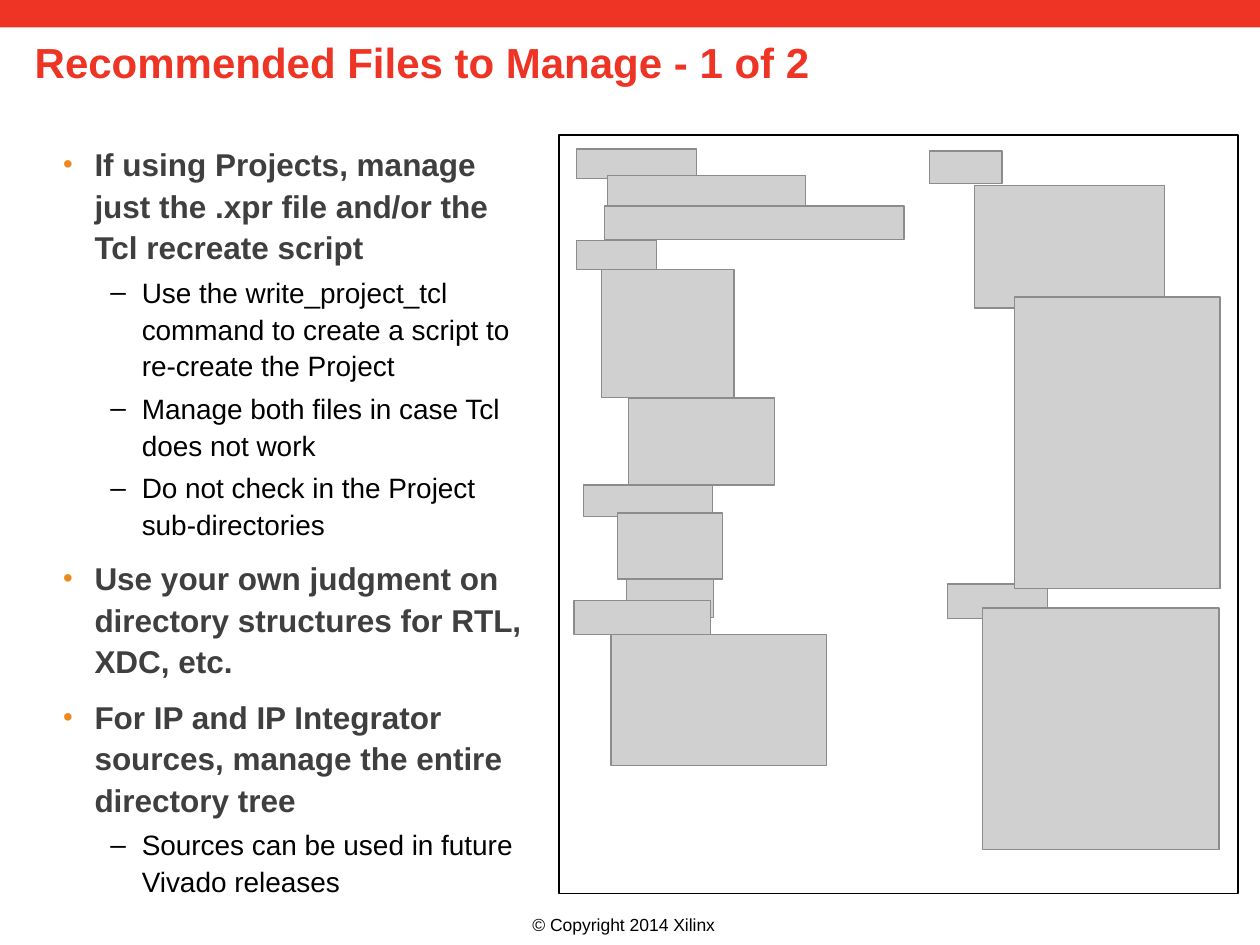
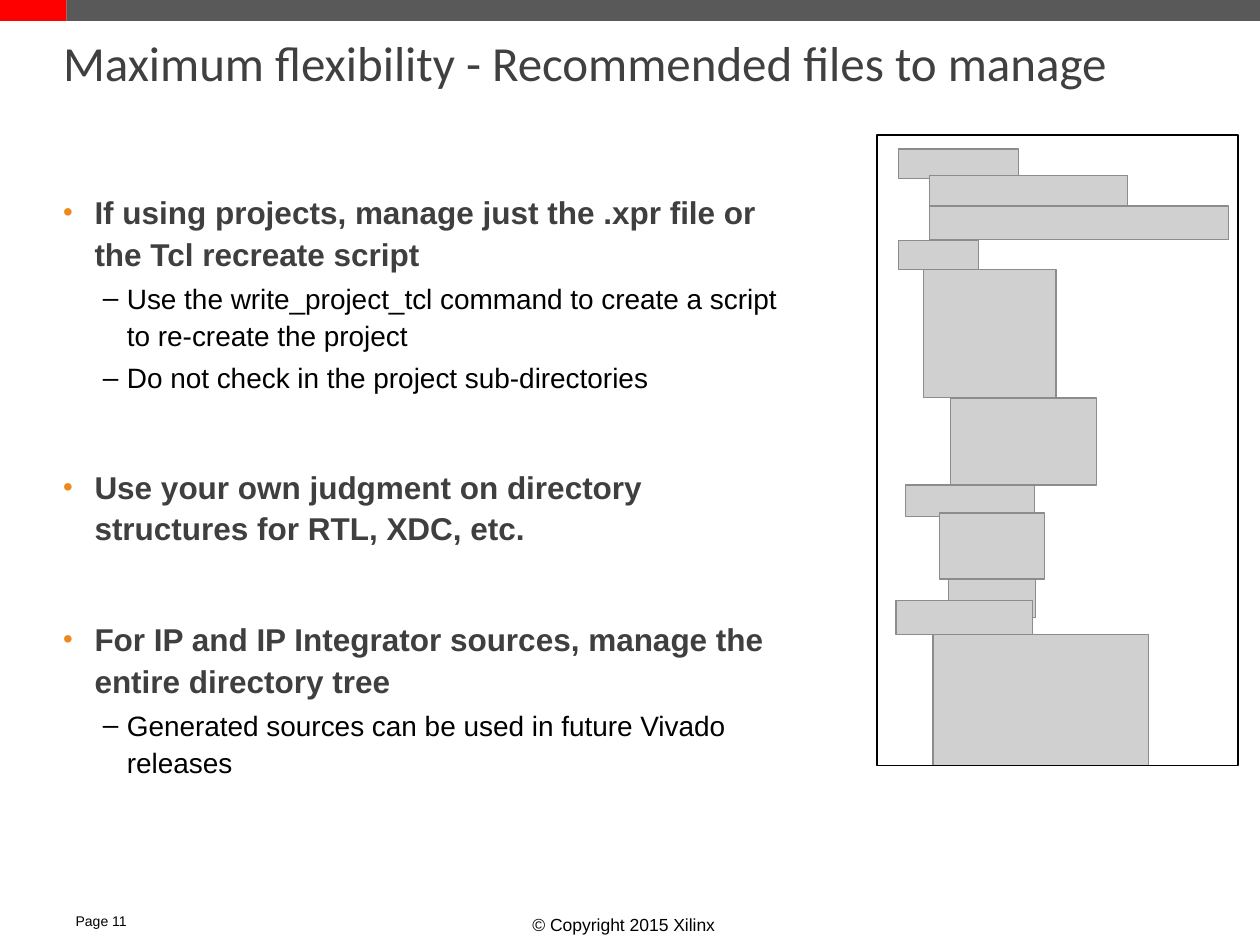
Before and after one commit to Xilinx/revCtrl, a slide deck: slide 10 of doc/versionControl.pptx (slide 20 before the commit). Drawn at 1260x945 pixels with LibreOffice and Linux fonts; fonts in the diff are those of the drawing; grey boxes stand for pictures; background and template pictures are left out. Boxes give left, top, right and bottom in pixels: in the first picture for what was removed or moved away, otherwise in the second. Text is boxed around its words. In the diff, an @@ line names an element or a change of style, - is before the commit and + after.

```diff
--- a/doc/versionControl.pptx
+++ b/doc/versionControl.pptx
@@ rectangle added at <box>0,0,67,21</box>, fill #FF0000 @@
@@ rectangle: place and size @@
-rectangle at <box>0,0,1260,28</box>
+rectangle at <box>67,0,1260,21</box>
@@ rectangle at <box>67,0,1260,21</box>: fill #EE3424 to #595959 @@
@@ title at <box>63,47,1107,90</box>: text changed; size 24 to 28 pt; font Arial to Calibri; text colour #EE3424 to #404040; bold off @@
-Recommended Files to Manage - 1 of 2
+Maximum flexibility - Recommended files to manage
@@ rectangle: place and size @@
-rectangle at <box>559,135,1239,893</box>
+rectangle at <box>877,135,1239,765</box>
@@ picture removed at <box>930,151,1002,184</box> @@
@@ text "If using projects, manage just ...": place and size @@
-text "If using projects, manage just ..." at <box>94,153,521,856</box>
+text "If using projects, manage just ..." at <box>94,201,777,774</box>
@@ text at <box>94,201,777,393</box>: text changed @@
-• If using Projects, manage just the .xpr file and/or the Tcl recreate script
-  – Use the write_project_tcl command to create a script to re-create the Project
-  – Manage both files in case Tcl does not work
-  – Do not check in the Project sub-directories
+• If using projects, manage just the .xpr file or the Tcl recreate script
+  – Use the write_project_tcl command to create a script to re-create the project
+  – Do not check in the project sub-directories
@@ picture removed at <box>974,185,1164,307</box> @@
@@ picture removed at <box>1014,297,1220,590</box> @@
@@ 6 pictures: place and size @@
-6 pictures at <box>575,149,827,766</box>
+6 pictures at <box>896,149,1148,766</box>
@@ 5 pictures: place and size @@
-5 pictures at <box>583,176,905,619</box>
+5 pictures at <box>906,176,1230,619</box>
@@ picture removed at <box>948,583,1047,619</box> @@
@@ picture removed at <box>983,609,1220,850</box> @@
@@ text at <box>127,715,725,774</box>: text changed @@
-  – Sources can be used in future Vivado releases
+  – Generated sources can be used in future Vivado releases
@@ text added at <box>76,916,127,929</box>, 8 pt, text #000000 @@
+Page 11
@@ text at <box>550,918,715,935</box>: text changed @@
-© Copyright 2014 Xilinx
+© Copyright 2015 Xilinx
```
Also in this commit, not shown: 20 other slides changed, 19 slides added, 8 slides removed.
